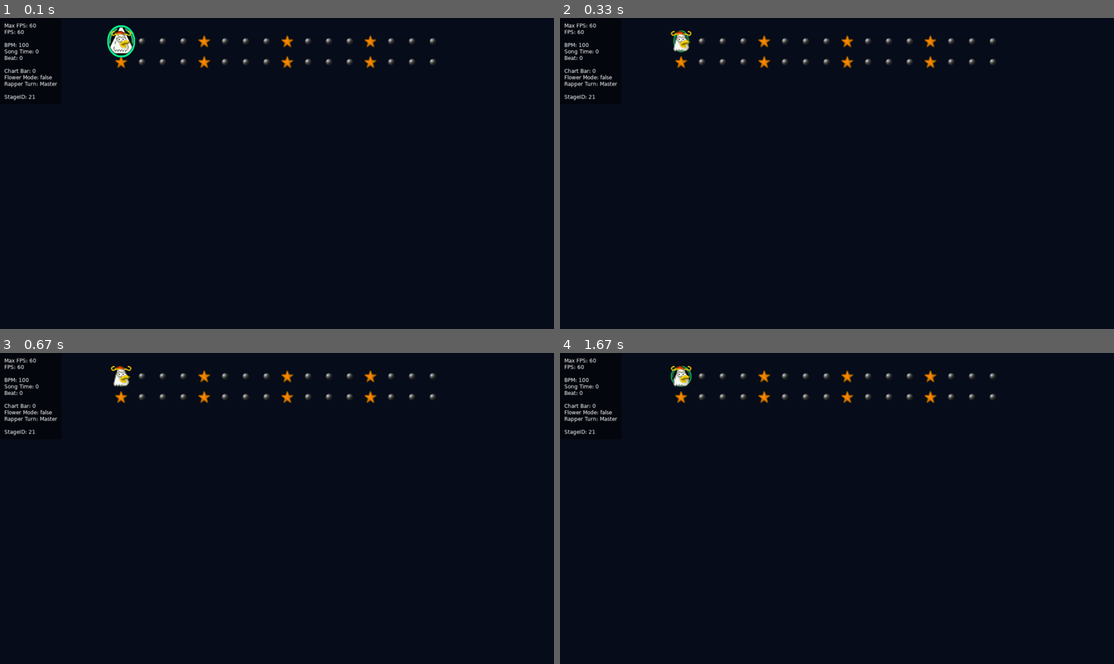
Above: before the commit, frames 1-4 (two rows, left to right).
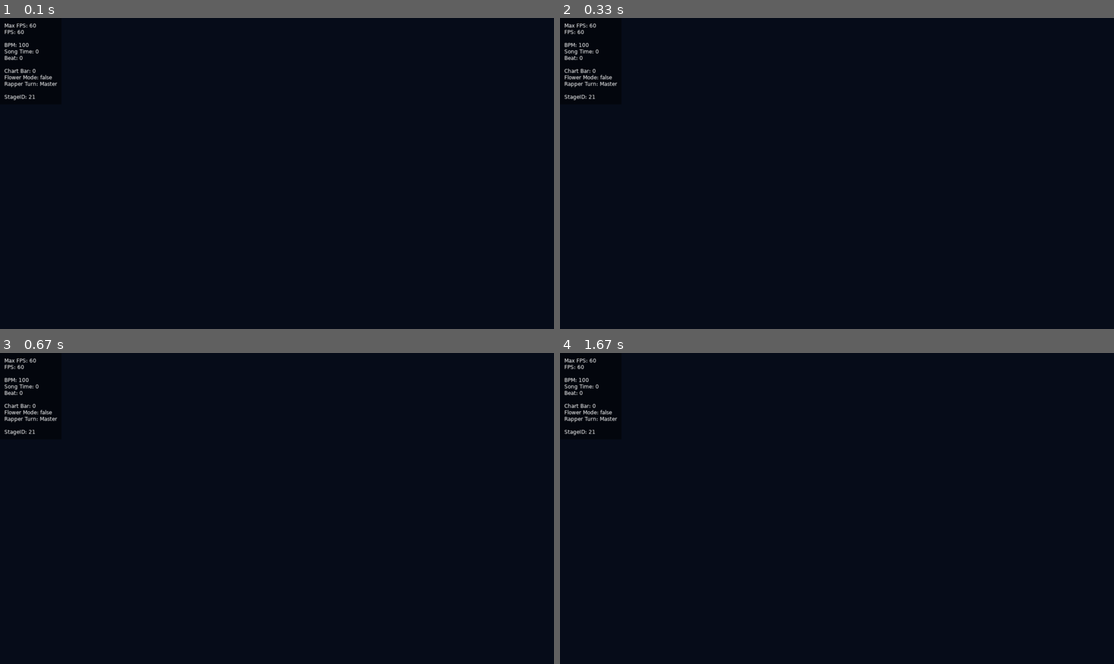
Above: after the commit, the same moments.

Repository: person6423/RapperProject
Game: LÖVE game, started from main.lua
Same seed, same stepped clock (60 frames per second), same inputs: the game is played once before the commit and once after it.
Inputs:
- Up to frame 1 (0.1 s): no input
- Up to frame 2 (0.33 s): no input
- Up to frame 3 (0.67 s): no input
- Up to frame 4 (1.67 s): no input

The runs differ from the first frame. In frame 1, 1.1% of the frame differs, in the area x 19-79%, y 2-17%; in frame 2, 0.9%; in frame 3, 0.9%; in frame 4, 0.9%.

Commit message:
Completely chart Stage 4 of Parappa 1 + delay before rap begins

Diff:
--- a/main.lua
+++ b/main.lua
@@ -48,11 +48,13 @@
     love.graphics.rectangle("fill", 0, 0, 1280, 720)
     love.graphics.setColor(1, 1, 1, 1)
 
-    Chart.draw()
-    for _, i in ipairs(MasterChartButtons) do i:draw() end
-    for _, i in ipairs(PlayerChartButtons) do i:draw() end
-    MasterRapper:draw()
-    PlayerRapper:draw()
+    if Music.currentBeat >= Music.delayInBeats then
+        Chart.draw()
+        for _, i in ipairs(MasterChartButtons) do i:draw() end
+        for _, i in ipairs(PlayerChartButtons) do i:draw() end
+        MasterRapper:draw()
+        PlayerRapper:draw()
+    end
     DebugUI.draw()
 
     local now = love.timer.getTime()
@@ -68,10 +70,12 @@
         ChartPlayerButtonsFadeInCounter = ChartPlayerButtonsFadeInCounter + 1
     end
     Music.update(dt)
-    for _, i in ipairs(MasterChartButtons) do i:update(dt) end
-    for _, i in ipairs(PlayerChartButtons) do i:update(dt) end
-    MasterRapper:update(dt)
-    PlayerRapper:update(dt)
+    if Music.currentBeat >= Music.delayInBeats then
+        for _, i in ipairs(MasterChartButtons) do i:update(dt) end
+        for _, i in ipairs(PlayerChartButtons) do i:update(dt) end
+        MasterRapper:update(dt)
+        PlayerRapper:update(dt)
+    end
     flux.update(dt)
     nextFrame = nextFrame + 1 / TargetFPS
 end
--- a/source/gameplay/Chart.lua
+++ b/source/gameplay/Chart.lua
@@ -39,9 +39,11 @@
 
     Music.bpm = 60
     Music.songAsset = nil
+    Music.delayInBeats = 0
 
     Music.bpm = stageData.bpm
     Music.songAsset = stageData.songAsset
+    Music.delayInBeats = stageData.delayInBeats
 
     Music.songAsset:play()
 end
--- a/source/gameplay/Music.lua
+++ b/source/gameplay/Music.lua
@@ -5,13 +5,14 @@
 Music.songTime = 0
 Music.beat = 0
 Music.currentBeat = 0
+Music.delayInBeats = 0
 
 function Music.update(dt)
+    Music.beat = Music.bpm / 60
+
     if Music.songAsset then
         Music.songTime = Music.songAsset:tell("seconds")
     end
-
-    Music.beat = Music.bpm / 60
     Music.currentBeat = Music.songTime * Music.beat
 end
 
--- a/source/gameplay/Rapper.lua
+++ b/source/gameplay/Rapper.lua
@@ -21,8 +21,8 @@
 
 function Rapper:update(dt)
     local oldChartBar = ChartBar
-    ChartBar = math.floor(Music.currentBeat / 4)
-    local barProgress = (Music.currentBeat % 4) / 4
+    ChartBar = math.floor((Music.currentBeat - Music.delayInBeats) / 4)
+    local barProgress = ((Music.currentBeat - Music.delayInBeats) % 4) / 4
 
     if self.id == RapperTurn then
         self.x = ChartXPosition + barProgress * (ChartIconSize * ChartLength)
--- a/source/misc/AssetManifest.lua
+++ b/source/misc/AssetManifest.lua
@@ -9,7 +9,7 @@
     Stage21 = {
         path = "audio/Stage21/",
         assets = {
-            { name = "CheepCheepTheCookingChickensRap.ogg", audioType = "stream", looping = true },
+            { name = "CheepCheepTheCookingChickensRap.ogg", audioType = "stream" },
         },
     },
 }
--- a/source/stageData/Stage21/StageData21.lua
+++ b/source/stageData/Stage21/StageData21.lua
@@ -4,6 +4,7 @@
 
 stageData.songAsset = Assets.audio.CheepCheepTheCookingChickensRap
 stageData.bpm = 100
+stageData.delayInBeats = 25
 stageData.chart =
 {
     {
@@ -52,6 +53,436 @@
             },
             {
                 type = 4,
+                tileX = 7,
+            },
+            {
+                type = 5,
+                tileX = 9,
+            },
+            {
+                type = 6,
+                tileX = 12,
+            },
+        }
+    },
+    {
+        chartBars = {10},
+        notes = {
+            {
+                type = 1,
+                tileX = 0,
+            },
+            {
+                type = 1,
+                tileX = 2,
+            },
+            {
+                type = 1,
+                tileX = 4,
+            },
+            {
+                type = 5,
+                tileX = 7,
+            },
+            {
+                type = 6,
+                tileX = 10,
+            },
+        }
+    },
+    {
+        chartBars = {12},
+        notes = {
+            {
+                type = 4,
+                tileX = -1,
+            },
+            {
+                type = 4,
+                tileX = 0,
+            },
+            {
+                type = 4,
+                tileX = 2,
+            },
+            {
+                type = 4,
+                tileX = 4,
+            },
+            {
+                type = 4,
+                tileX = 6,
+            },
+            {
+                type = 4,
+                tileX = 8,
+            },
+            {
+                type = 4,
+                tileX = 10,
+            },
+            {
+                type = 4,
+                tileX = 11,
+            },
+        }
+    },
+    {
+        chartBars = {14},
+        notes = {
+            {
+                type = 1,
+                tileX = 1,
+            },
+            {
+                type = 1,
+                tileX = 4,
+            },
+            {
+                type = 2,
+                tileX = 7,
+            },
+            {
+                type = 5,
+                tileX = 9,
+            },
+            {
+                type = 5,
+                tileX = 10,
+            },
+            {
+                type = 6,
+                tileX = 12,
+            },
+        }
+    },
+    {
+        chartBars = {16},
+        notes = {
+            {
+                type = 3,
+                tileX = 0,
+            },
+            {
+                type = 3,
+                tileX = 2,
+            },
+            {
+                type = 3,
+                tileX = 4,
+            },
+            {
+                type = 4,
+                tileX = 7,
+            },
+            {
+                type = 4,
+                tileX = 9,
+            },
+            {
+                type = 6,
+                tileX = 12,
+            },
+            {
+                type = 5,
+                tileX = 11,
+            },
+        }
+    },
+    {
+        chartBars = {20, 24},
+        notes = {
+            {
+                type = 1,
+                tileX = 1,
+            },
+            {
+                type = 1,
+                tileX = 4,
+            },
+            {
+                type = 1,
+                tileX = 6,
+            },
+            {
+                type = 2,
+                tileX = 8,
+            },
+            {
+                type = 5,
+                tileX = 10,
+            },
+            {
+                type = 6,
+                tileX = 12,
+            },
+        }
+    },
+    {
+        chartBars = {22, 26},
+        notes = {
+            {
+                type = 3,
+                tileX = 0,
+            },
+            {
+                type = 3,
+                tileX = 3,
+            },
+            {
+                type = 4,
+                tileX = 6,
+            },
+            {
+                type = 5,
+                tileX = 9,
+            },
+            {
+                type = 6,
+                tileX = 12,
+            },
+        }
+    },
+    {
+        chartBars = {28},
+        notes = {
+            {
+                type = 1,
+                tileX = 0,
+            },
+            {
+                type = 1,
+                tileX = 3,
+            },
+            {
+                type = 1,
+                tileX = 4,
+            },
+            {
+                type = 1,
+                tileX = 6,
+            },
+            {
+                type = 1,
+                tileX = 8,
+            },
+        }
+    },
+    {
+        chartBars = {30},
+        notes = {
+            {
+                type = 2,
+                tileX = -1,
+            },
+            {
+                type = 2,
+                tileX = 0,
+            },
+            {
+                type = 2,
+                tileX = 3,
+            },
+            {
+                type = 2,
+                tileX = 6,
+            },
+            {
+                type = 2,
+                tileX = 7,
+            },
+            {
+                type = 2,
+                tileX = 9,
+            },
+            {
+                type = 2,
+                tileX = 10,
+            },
+            {
+                type = 2,
+                tileX = 12,
+            },
+        }
+    },
+    {
+        chartBars = {34},
+        notes = {
+            {
+                type = 3,
+                tileX = 0,
+            },
+            {
+                type = 3,
+                tileX = 2,
+            },
+            {
+                type = 3,
+                tileX = 4,
+            },
+            {
+                type = 3,
+                tileX = 7,
+            },
+            {
+                type = 3,
+                tileX = 10,
+            },
+            {
+                type = 3,
+                tileX = 12,
+            },
+        }
+    },
+    {
+        chartBars = {36},
+        notes = {
+            {
+                type = 4,
+                tileX = 0,
+            },
+            {
+                type = 4,
+                tileX = 1,
+            },
+            {
+                type = 4,
+                tileX = 4,
+            },
+            {
+                type = 4,
+                tileX = 7,
+            },
+            {
+                type = 4,
+                tileX = 9,
+            },
+            {
+                type = 4,
+                tileX = 12,
+            },
+        }
+    },
+    {
+        chartBars = {38},
+        notes = {
+            {
+                type = 5,
+                tileX = -1,
+            },
+            {
+                type = 5,
+                tileX = 0,
+            },
+            {
+                type = 5,
+                tileX = 2,
+            },
+            {
+                type = 5,
+                tileX = 4,
+            },
+            {
+                type = 6,
+                tileX = 7,
+            },
+            {
+                type = 6,
+                tileX = 8,
+            },
+            {
+                type = 6,
+                tileX = 10,
+            },
+            {
+                type = 6,
+                tileX = 12,
+            },
+        }
+    },
+    {
+        chartBars = {40},
+        notes = {
+            {
+                type = 1,
+                tileX = -1,
+            },
+            {
+                type = 1,
+                tileX = 0,
+            },
+            {
+                type = 1,
+                tileX = 2,
+            },
+            {
+                type = 1,
+                tileX = 4,
+            },
+            {
+                type = 2,
+                tileX = 6,
+            },
+            {
+                type = 2,
+                tileX = 7,
+            },
+            {
+                type = 5,
+                tileX = 9,
+            },
+        }
+    },
+    {
+        chartBars = {42},
+        notes = {
+            {
+                type = 3,
+                tileX = -1,
+            },
+            {
+                type = 3,
+                tileX = 3,
+            },
+            {
+                type = 3,
+                tileX = 4,
+            },
+            {
+                type = 4,
+                tileX = 6,
+            },
+            {
+                type = 5,
+                tileX = 8,
+            },
+            {
+                type = 6,
+                tileX = 12,
+            },
+        }
+    },
+    {
+        chartBars = {44},
+        notes = {
+            {
+                type = 1,
+                tileX = 0,
+            },
+            {
+                type = 1,
+                tileX = 2,
+            },
+            {
+                type = 1,
+                tileX = 4,
+            },
+            {
+                type = 2,
+                tileX = 6,
+            },
+            {
+                type = 2,
                 tileX = 7,
             },
             {
